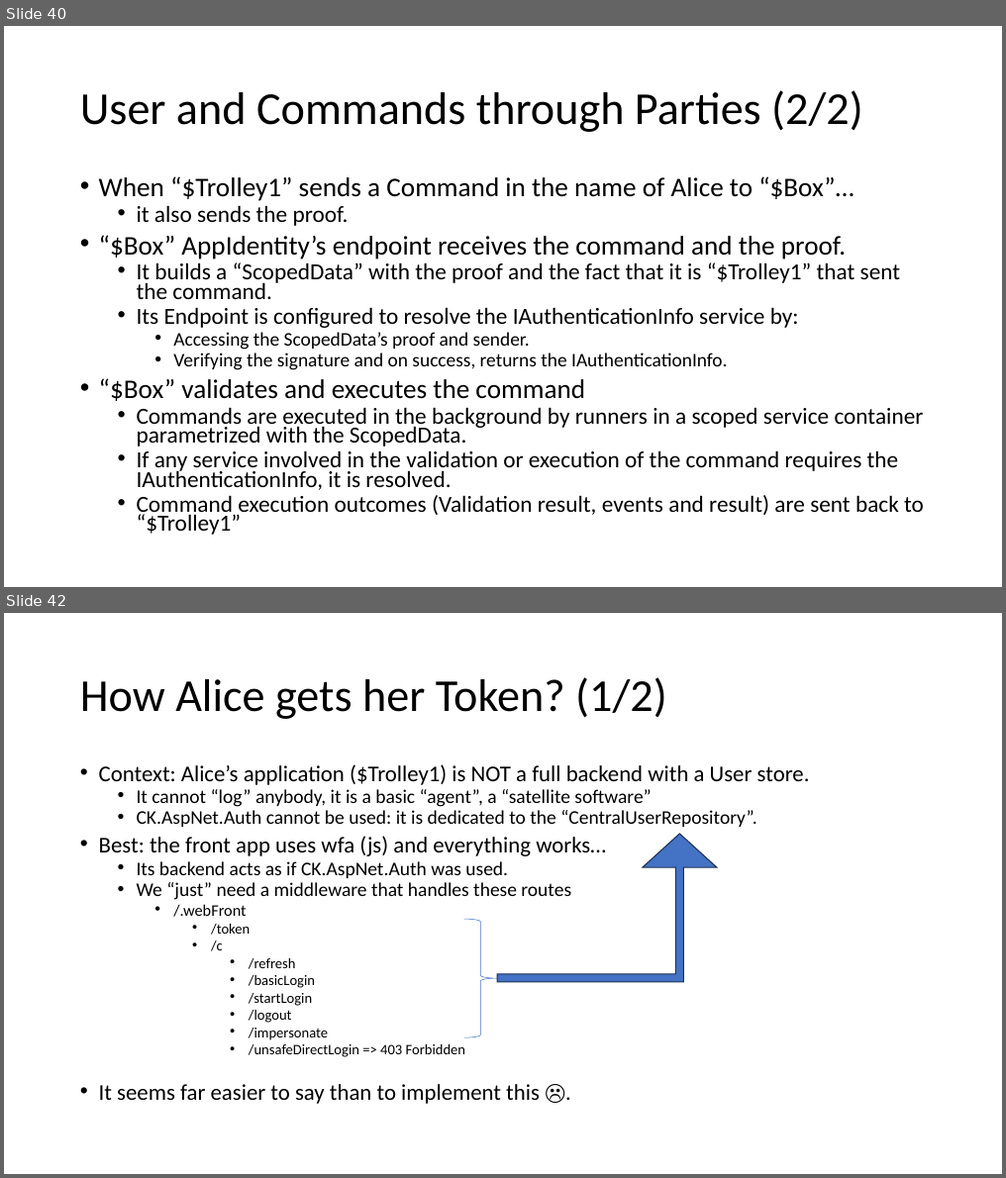
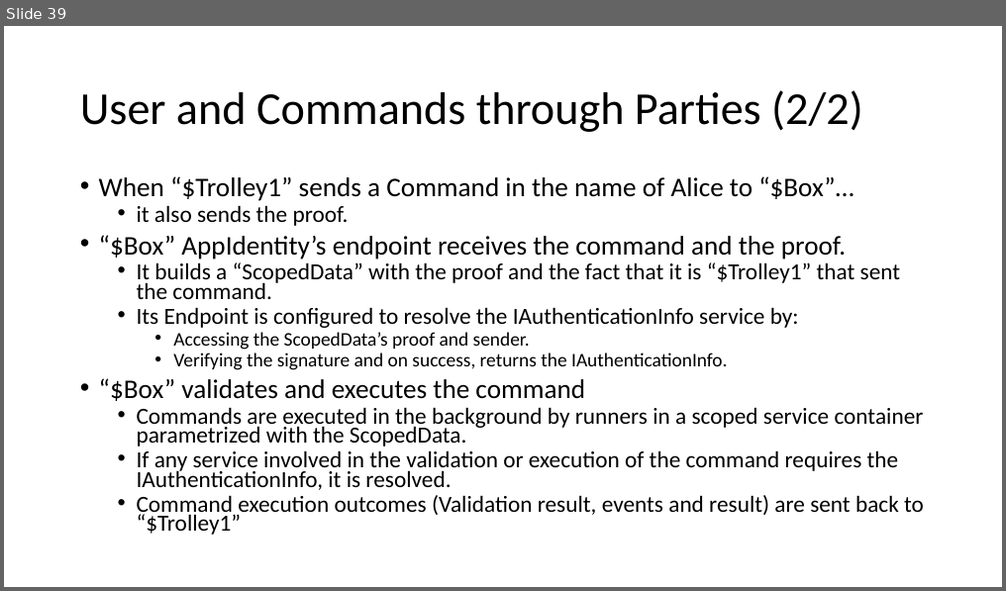
Before and after one commit to signature-opensource/CK-AppIdentity-Transport, a slide deck: Doc/CK-AppIdentity.pptx. Shown one above the other, each under a label of ours: slides 40 and 42 before the commit, slide 39 after it; the slides between them are not shown. The pictures are 1006x1178 and 1006x591 pixels, drawn with LibreOffice and Linux fonts; fonts in the diff are those of the drawing. Boxes give left, top, right and bottom in pixels: in the first picture for what was removed or moved away, otherwise in the second. Text is boxed around its words. In the diff, an @@ line names an element or a change of style, - is before the commit and + after.

```diff
--- a/Doc/CK-AppIdentity.pptx
+++ b/Doc/CK-AppIdentity.pptx
@@ slide 42 removed at [4, 613, 1002, 1174], background #FFFFFF @@
@@ title removed at [80, 677, 667, 719] @@
-How Alice gets her Token? (1/2)
@@ text removed at [99, 764, 810, 1104] @@
-• Context: Alice’s application ($Trolley1) is NOT a full backend with a User store.
-  • It cannot “log” anybody, it is a basic “agent”, a “satellite software”
-  • CK.AspNet.Auth cannot be used: it is dedicated to the “CentralUserRepository”.
-• Best: the front app uses wfa (js) and everything works…
-  • Its backend acts as if CK.AspNet.Auth was used.
-  • We “just” need a middleware that handles these routes
-    • /.webFront
-      • /token
-      • /c
-        • /refresh
-        • /basicLogin
-        • /startLogin
-        • /logout
-        • /impersonate
-        • /unsafeDirectLogin => 403 Forbidden
-• It seems far easier to say than to implement this ☹.
@@ bent up arrow removed at [497, 834, 717, 982] @@
@@ right brace removed at [463, 919, 497, 1039] @@
@@ what was slide 40 is now slide 39 @@
```
Also in this commit, not shown: 11 slides changed, 2 slides added, 8 other slides removed, 20 other files.
